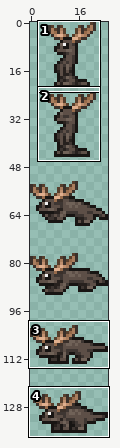
Sprite sheet, stored at Projectiles/Minions/Forret.png. Above, an overview of the earlier version with the close-up marked.
Close-up. Before the commit:
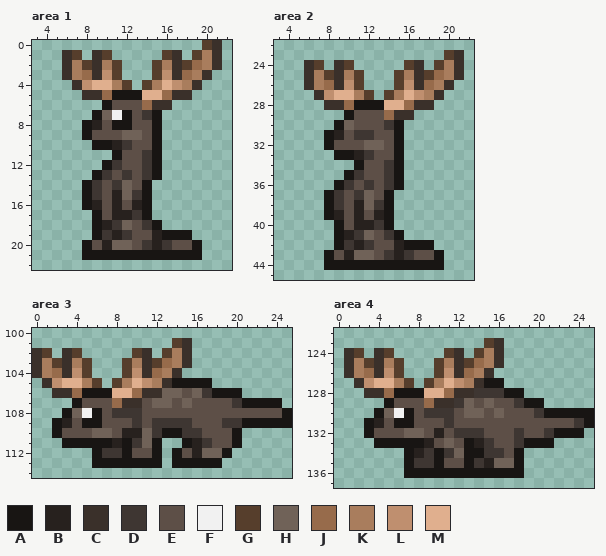
The file is 52x276 pixels, drawn in blocks of 2x2; one block is one cell here. Shown: area 1: x 3..22, y 0..22; area 2: x 3..22, y 22..45; area 3: x 0..25, y 100..114; area 4: x 0..25, y 122..137. The commit also changed other parts of the picture, which this record leaves out.
Palette (. is transparent): A #181513  B #27211e  C #3a302a  D #3e3632  E #5d4f47  F #f1f1f1  G #563e2c  H #706258  J #976b4b  K #a97d5d  L #bf8f6f  M #e0af8e
Pixels before, area 1, first column x 6:
 0 ..............GC
 1 CG.CG.....GC.GKC
 2 CKGCKG...GKCGJKC
 3 CKJCLG...GLCJKC.
 4 .CLMMKG.GKMLKC..
 5 ..CCJAAAMMJCC...
 6 ....AEEEJCC.....
 7 ...AHFAEDA......
 8 ..ABEAAEEA......
 9 ..AEEEHHEA......
10 ...AABDEEA......
11 .....AEEDA......
12 ....ADEEDA......
13 ...ADEDEDA......
14 ..ADEDHEA.......
15 ..ADEBHDA.......
16 ..ABEBEBA.......
17 ...AEBBDA.......
18 ...ABDHEDA......
19 ...ADBDEEBAAA...
20 ..AEBHHEDBDEEA..
21 ..AAAAAAAAAAAA..
Pixels before, area 2, first column x 6:
23 ..............GC
24 CG.CG.....GC.GKC
25 CKGCKG...GKCGJKC
26 CKJCLG...GLCJKC.
27 .CLMMKG.GKMLKC..
28 ..CCJAAAMMJCC...
29 ....AEEEJCC.....
30 ...AHEEEDA......
31 ..ABEDDEEA......
32 ..AEEEHHEA......
33 ...AABDEEA......
34 .....AEEDA......
35 ....ADEEDA......
36 ...ADEDEDA......
37 ..ADEDHEA.......
38 ..ADEBHDA.......
39 ..ABEBEBA.......
40 ...AEBBDA.......
41 ...ABDHEDA......
42 ...ADBDEEBAAA...
43 ..AEBHHEDBDEEA..
44 ..AAAAAAAAAAAA..
Pixels before, area 3, first column x 0:
101 ..............GC..........
102 CG.CG.....GC.GKC..........
103 CKGCKG...GKCGJKC..........
104 CKJCLG...GLCJKC...........
105 .CLMMKG.GKMLKCAAAA........
106 ..CCJAAAMMJCCHHEHDAAA.....
107 ....AEEEJCCEHHEHEEEEDAAAA.
108 ...AHFAEDDDEEEEEEEEEEEEEEA
109 ..ABEAAEEEDEDDDDEEEDDAAAAA
110 ..AEEEHHEBBHDAADDEEEA.....
111 ...AAAAABADHA..ABDEEA.....
112 ......ADDAEEA.AEBHHA......
113 ......AAAAAAA.AAAAA.......
Pixels before, area 4, first column x 1:
123 ..............GC.........
124 CG.CG.....GC.GKC.........
125 CKGCKG...GKCGJKC.........
126 CKJCLG...GLCJKC..........
127 .CLMMKG.GKMLKCAA.........
128 ..CCJAAAMMJCCDDDAA.......
129 ....AEEEJCCDHEHEEDAA.....
130 ...AHFAEDDDEHHEHEEEDAAAAA
131 ..ABEAAEEEDEEEEEEEEEEEEDA
132 ..AEEEHHEBEDDDEEEDEEDAAA.
133 ...AAAAABEHEABDEEDAAA....
134 ......ABDADHAADDEA.......
135 ......ADDAEEADBHHA.......
136 ......AAAAAAAAAAAA.......
After:
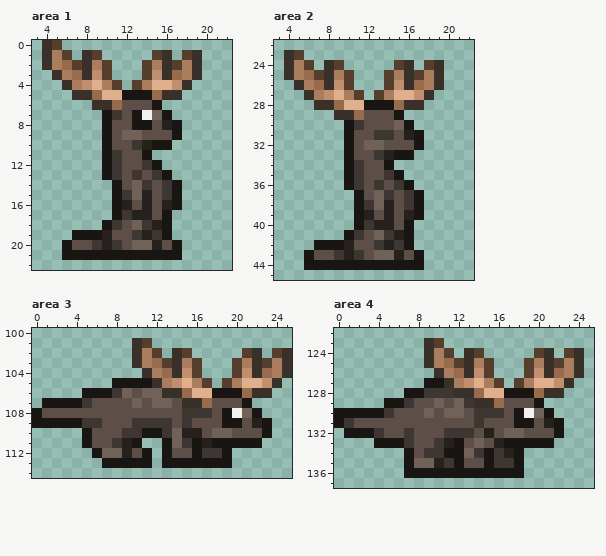
Edits made:
Changed rows in their new state; - is an unchanged pixel.
Area 1:
first column x 4:
 0 CG--------------..
 1 CKG.CG.----GC.GC..
 2 CKJGCKG.--GKCGKC..
 3 -CKJCLG.--GLCJKC.-
 4 --CK--KG.GKM--C.--
 5 ---C-JMM--AJC-.---
 6 -----CCJ--EA.-----
 7 -----.ADEAFHA-----
 8 ----..AEEAAEBA----
 9 ----..A----EEA----
10 -----.-EEDB-A-----
11 ------AD--A.------
13 -----.ADEDEDA-----
14 ----...AEHDEDA----
15 ----...ADHBEDA----
16 ----...ABEBEBA----
17 -----..ADBBEA-----
18 -----.A-EH-BA-----
19 ---AA-BEEDBD-..---
20 --AEED-DEHH-EA..--
21 --AA----------..--
Area 2:
first column x 4:
23 CG--------------..
24 CKG.CG.----GC.GC..
25 CKJGCKG.--GKCGKC..
26 -CKJCLG.--GLCJKC.-
27 --CK--KG.GKM--C.--
28 ---C-JMM--AJC-.---
29 -----CCJ--EA.-----
30 -----.AD--EHA-----
31 ----..AEEDDEBA----
32 ----..A----EEA----
33 -----.-EEDB-A-----
34 ------AD--A.------
36 -----.ADEDEDA-----
37 ----...AEHDEDA----
38 ----...ADHBEDA----
39 ----...ABEBEBA----
40 -----..ADBBEA-----
41 -----.A-EH-BA-----
42 ---AA-BEEDBD-..---
43 --AEED-DEHH-EA..--
44 --AA----------..--
Area 3:
first column x 0:
101 ----------CG--..----------
102 ..-..-----CKG.CG-----GC-GC
103 ......---.CKJGCKG---GKCGKC
104 ......---..-KJ-LG---GLCJKC
105 -......-AAAACKLMKG-GKMMLC-
106 --...---DHEHHCCJMM---JCC--
107 -AAA-D--EEH----CCJ--E-...-
108 AEEEEEE-EEE----DDD-AFHA...
109 AA-AADD----D--E----AAEB-..
110 --...AEE-DDAADHBB-HHEEEA--
111 ---..-EEDBA..AHDABAA-AA---
112 -------HHB-A.AE-ADD-------
113 ------.-----.A-----A------
Area 4:
first column x 0:
123 ---------CG----..---------
124 -..-..---CK-.C-..---GC-GC-
125 -......--CKJGCKG.--GKCGKC-
126 -......---CKJCLG---GLCJKC-
127 --......-AACKLMKG-GKMMLC--
128 ---....--DDD--JMM--AJCC---
129 ------AD-EHEHDCCJ-EE------
130 AAAA-DEE-HEHHEDDD-AFH-....
131 ADEEE-EE---E--D---AA-BA...
132 -AA-D--DE-ED--EB-HH--E-..-
133 -------DEEDBAEHEBAA-------
134 --------E-DAAHDA-B--------
135 --------HHBDAEEADD--------
